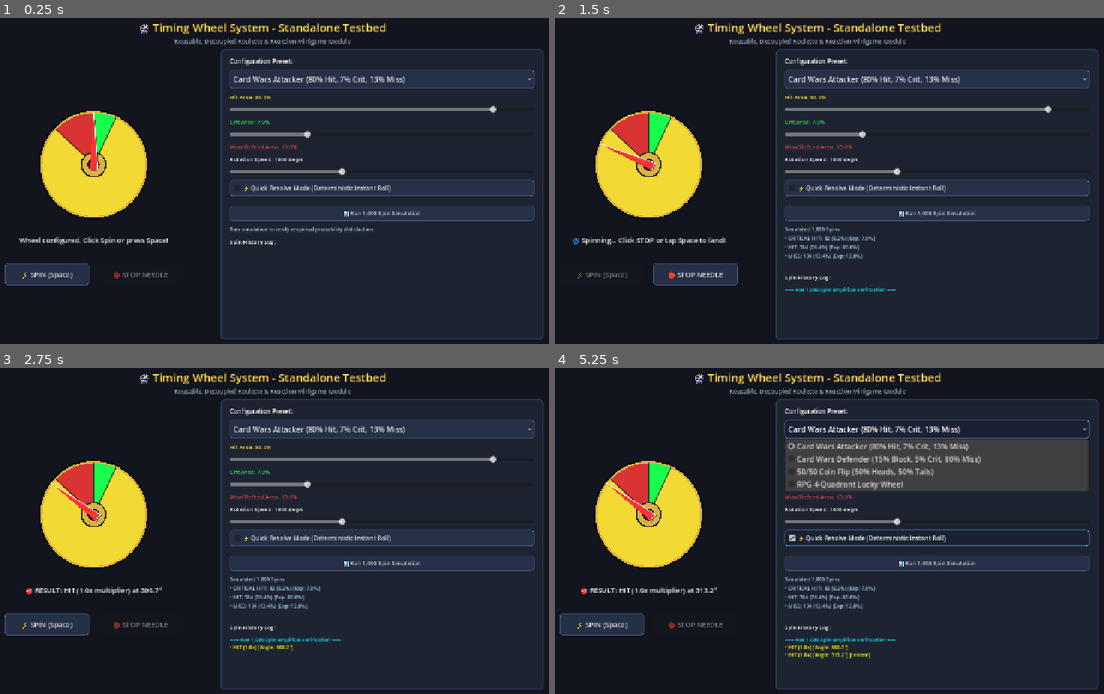
Above: before the commit, frames 1-4 (two rows, left to right).
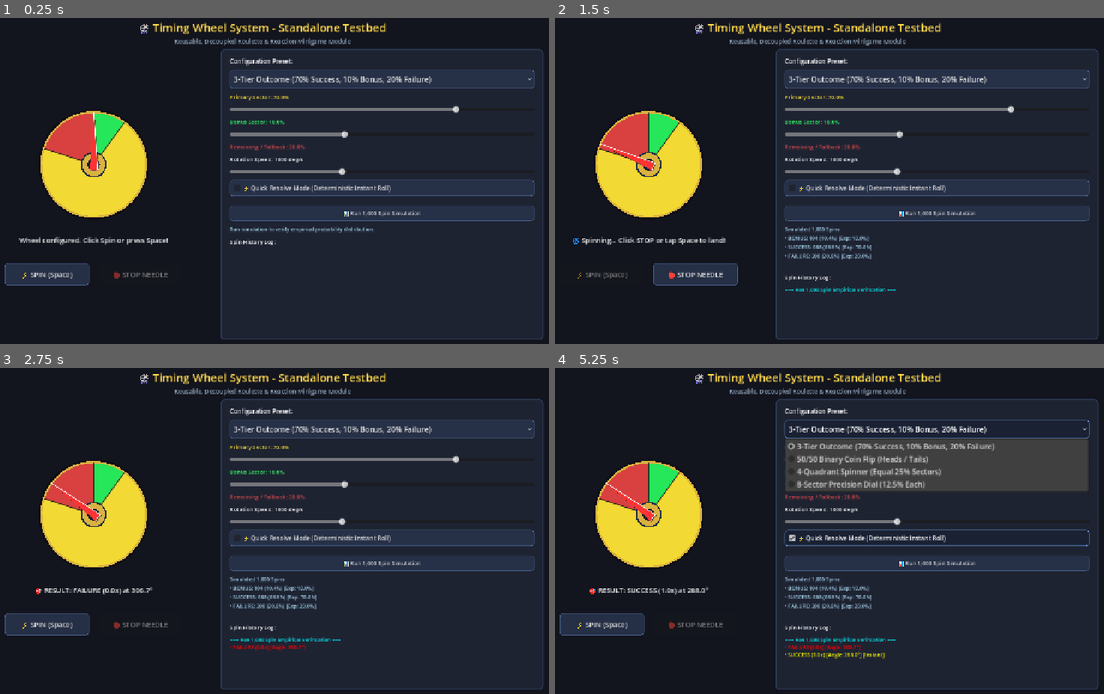
Above: after the commit, the same moments.

Repository: Veras-D/godot-systems-library
Game: Godot game, scene res://timing_wheel/testbed_wheel.tscn
Two runs of this game, one before a commit and one after it. Both use one fixed random seed, a clock stepped at 60 frames per second and the inputs below.
Inputs:
- Up to frame 1 (0.25 s): no input
- Up to frame 2 (1.5 s): click "📊 Run 1,000 Spin Simulation" at 0.5 s; click "⚡ SPIN (Space)" at 1.25 s
- Up to frame 3 (2.75 s): click "🛑 STOP NEEDLE" at 2 s
- Up to frame 4 (5.25 s): click "Card Wars Attacker (80% Hit, …" (after the commit: "3-Tier Outcome (70% Success, …") at 2.75 s; click "⚡ Quick Resolve Mode (Determi…" at 3.5 s; click "⚡ SPIN (Space)" at 4.25 s; click "Card Wars Attacker (80% Hit, …" (after the commit: "3-Tier Outcome (70% Success, …") at 5 s

The runs differ from the first frame. In frame 1, 1.7% of the frame differs, in the area x 7-91%, y 17-61%; in frame 2, 2.1%; in frame 3, 2.5%; in frame 4, 3.8%, in the area x 4-81%, y 17-90%.

Commit message:
refactor(timing_wheel): remove Card Wars domain coupling and restore IP-neutrality

Diff:
--- a/timing_wheel/TestbedWheel.gd
+++ b/timing_wheel/TestbedWheel.gd
@@ -25,11 +25,11 @@
 var current_cfg: WheelConfig = null
 
 func _ready() -> void:
-	# Configure preset options
-	preset_option.add_item("Card Wars Attacker (80% Hit, 7% Crit, 13% Miss)", 0)
-	preset_option.add_item("Card Wars Defender (15% Block, 5% Crit, 80% Miss)", 1)
-	preset_option.add_item("50/50 Coin Flip (50% Heads, 50% Tails)", 2)
-	preset_option.add_item("RPG 4-Quadrant Lucky Wheel", 3)
+	# Configure neutral preset options
+	preset_option.add_item("3-Tier Outcome (70% Success, 10% Bonus, 20% Failure)", 0)
+	preset_option.add_item("50/50 Binary Coin Flip (Heads / Tails)", 1)
+	preset_option.add_item("4-Quadrant Spinner (Equal 25% Sectors)", 2)
+	preset_option.add_item("8-Sector Precision Dial (12.5% Each)", 3)
 	preset_option.item_selected.connect(_on_preset_selected)
 
 	spin_btn.pressed.connect(_on_spin_pressed)
@@ -49,34 +49,42 @@
 
 func _apply_preset(idx: int) -> void:
 	match idx:
-		0: # Attacker
-			current_cfg = WheelConfig.create_card_wars_attacker(0.80, 0.07)
-			hit_slider.value = 80
-			crit_slider.value = 7
+		0: # 3-Tier Outcome
+			current_cfg = WheelConfig.create_tiered(0.70, 0.10, 1600.0)
+			hit_slider.value = 70
+			crit_slider.value = 10
 			speed_slider.value = 1600
-		1: # Defender
-			current_cfg = WheelConfig.create_card_wars_defender(0.15, 0.05)
-			hit_slider.value = 15
-			crit_slider.value = 5
-			speed_slider.value = 1750
-		2: # 50/50
-			current_cfg = WheelConfig.create_custom([
-				{ "id": "heads", "name": "HEADS", "ratio": 0.5, "color": Color(0.2, 0.6, 0.9), "multiplier": 1.0 },
-				{ "id": "tails", "name": "TAILS", "ratio": 0.5, "color": Color(0.9, 0.5, 0.2), "multiplier": 1.0 }
-			], 1200.0)
+		1: # 50/50
+			current_cfg = WheelConfig.create_coin_flip(0.50, "HEADS", "TAILS", 1400.0)
 			hit_slider.value = 50
 			crit_slider.value = 0
-			speed_slider.value = 1200
-		3: # 4 Quadrants
-			current_cfg = WheelConfig.create_custom([
-				{ "id": "gold", "name": "1,000 GOLD", "ratio": 0.25, "color": Color(0.95, 0.85, 0.2), "multiplier": 1.0 },
-				{ "id": "gem", "name": "5 GEMS", "ratio": 0.25, "color": Color(0.2, 0.9, 0.5), "multiplier": 1.0 },
-				{ "id": "xp", "name": "500 XP", "ratio": 0.25, "color": Color(0.3, 0.6, 1.0), "multiplier": 1.0 },
-				{ "id": "chest", "name": "RARE CHEST", "ratio": 0.25, "color": Color(0.8, 0.3, 0.8), "multiplier": 1.0 }
-			], 1500.0)
+			speed_slider.value = 1400
+		2: # 4 Quadrants
+			current_cfg = WheelConfig.create_quadrants(["North", "East", "South", "West"], 1500.0)
 			hit_slider.value = 25
 			crit_slider.value = 25
 			speed_slider.value = 1500
+		3: # 8 Sectors
+			var sectors: Array = []
+			var colors = [
+				Color(0.2, 0.65, 0.95), Color(0.95, 0.85, 0.2),
+				Color(0.2, 0.85, 0.45), Color(0.95, 0.5, 0.2),
+				Color(0.85, 0.35, 0.85), Color(0.2, 0.8, 0.8),
+				Color(0.9, 0.3, 0.3), Color(0.65, 0.85, 0.25)
+			]
+			for i in range(8):
+				sectors.append({
+					"id": "sec_%d" % (i + 1),
+					"name": "Sector %d" % (i + 1),
+					"ratio": 0.125,
+					"color": colors[i % colors.size()],
+					"multiplier": 1.0,
+					"is_success": true
+				})
+			current_cfg = WheelConfig.create_custom(sectors, 1800.0)
+			hit_slider.value = 12.5
+			crit_slider.value = 12.5
+			speed_slider.value = 1800
 
 	current_cfg.quick_resolve = quick_resolve_check.button_pressed
 	_update_slider_labels()
@@ -88,27 +96,25 @@
 	_apply_preset(idx)
 
 func _on_slider_changed() -> void:
-	var hit_r = hit_slider.value / 100.0
-	var crit_r = crit_slider.value / 100.0
-	if (hit_r + crit_r) > 0.99:
-		crit_r = max(0.01, 0.99 - hit_r)
-		crit_slider.value = crit_r * 100.0
+	var prim_r = hit_slider.value / 100.0
+	var sec_r = crit_slider.value / 100.0
+	if (prim_r + sec_r) > 0.99:
+		sec_r = max(0.01, 0.99 - prim_r)
+		crit_slider.value = sec_r * 100.0
 
-	current_cfg = WheelConfig.create_card_wars_attacker(hit_r, crit_r)
-	current_cfg.spin_speed_deg_sec = speed_slider.value
+	current_cfg = WheelConfig.create_tiered(prim_r, sec_r, speed_slider.value)
 	current_cfg.quick_resolve = quick_resolve_check.button_pressed
-
 	_update_slider_labels()
 	wheel.setup(current_cfg)
 	_update_buttons()
 
 func _update_slider_labels() -> void:
-	var h = hit_slider.value
-	var c = crit_slider.value
-	var m = max(0.0, 100.0 - (h + c))
-	hit_val_label.text = "Hit Area: %.1f%%" % h
-	crit_val_label.text = "Crit Area: %.1f%%" % c
-	miss_val_label.text = "Miss/Defend Area: %.1f%%" % m
+	var prim = hit_slider.value
+	var bonus = crit_slider.value
+	var rem = max(0.0, 100.0 - (prim + bonus))
+	hit_val_label.text = "Primary Sector: %.1f%%" % prim
+	crit_val_label.text = "Bonus Sector: %.1f%%" % bonus
+	miss_val_label.text = "Remaining / Fallback: %.1f%%" % rem
 	speed_val_label.text = "Rotation Speed: %d deg/s" % int(speed_slider.value)
 
 func _on_spin_pressed() -> void:
@@ -123,7 +129,7 @@
 	status_label.text = "🌀 Spinning... Click STOP or tap Space to land!"
 	_update_buttons()
 
-func _on_wheel_sector_crossed(sector: Dictionary) -> void:
+func _on_wheel_sector_crossed(_sector: Dictionary) -> void:
 	# Real-time needle ticking event
 	pass
 
@@ -134,7 +140,7 @@
 	var qr = result.get("quick_resolved", false)
 
 	var color_hex = "green" if mult > 1.0 else ("yellow" if mult > 0.0 else "red")
-	status_label.text = "🎯 RESULT: %s (%.1fx multiplier) at %.1f°" % [name_str, mult, angle]
+	status_label.text = "🎯 RESULT: %s (%.1fx) at %.1f°" % [name_str, mult, angle]
 
 	var entry = "[color=%s]• %s (%.1fx) [Angle: %.1f°]%s[/color]\n" % [
 		color_hex, name_str, mult, angle, " [Instant]" if qr else ""
@@ -161,7 +167,8 @@
 	var count = 1000
 	var counts: Dictionary = {}
 	for sector in current_cfg.sectors:
-		counts[sector.id] = 0
+		var s_id = sector.get("id", "")
+		counts[s_id] = 0
 
 	for _i in range(count):
 		var res = current_cfg.roll_quick_resolve()
@@ -171,7 +178,7 @@
 
 	var summary = "Simulated 1,000 Spins:\n"
 	for sector in current_cfg.sectors:
-		var s_id = sector.id
+		var s_id = sector.get("id", "")
 		var actual = counts.get(s_id, 0)
 		var actual_pct = (float(actual) / float(count)) * 100.0
 		var exp_pct = sector.get("ratio", 0.0) * 100.0
--- a/timing_wheel/WheelConfig.gd
+++ b/timing_wheel/WheelConfig.gd
@@ -4,9 +4,9 @@
 # Universal Wheel Configuration
 # Stores sectors, ratios, colors, multipliers, and rotation kinetics.
 
-const ID_HIT = "hit"
-const ID_CRIT = "crit"
-const ID_MISS = "miss"
+const ID_SUCCESS = "success"
+const ID_PARTIAL = "partial"
+const ID_FAILURE = "failure"
 
 ## Formal contract for wheel resolution outcomes
 class WheelResult extends RefCounted:
@@ -17,8 +17,8 @@
 	const KEY_COLOR = "color"
 	const KEY_IS_SUCCESS = "is_success"
 
-	var id: String = ID_HIT
-	var name: String = "HIT"
+	var id: String = ID_SUCCESS
+	var name: String = "SUCCESS"
 	var multiplier: float = 1.0
 	var angle_deg: float = 0.0
 	var color: Color = Color.WHITE
@@ -26,8 +26,8 @@
 
 	static func from_dict(d: Dictionary) -> WheelResult:
 		var r = WheelResult.new()
-		r.id = d.get(KEY_ID, ID_HIT)
-		r.name = d.get(KEY_NAME, "HIT")
+		r.id = d.get(KEY_ID, ID_SUCCESS)
+		r.name = d.get(KEY_NAME, "SUCCESS")
 		r.multiplier = float(d.get(KEY_MULTIPLIER, 1.0))
 		r.angle_deg = float(d.get(KEY_ANGLE, 0.0))
 		r.color = d.get(KEY_COLOR, Color.WHITE)
@@ -51,71 +51,92 @@
 var clockwise: bool = true
 var base_radius: float = 120.0
 
-static func create_card_wars_attacker(hit_ratio: float = 0.80, crit_ratio: float = 0.07) -> WheelConfig:
+## Neutral 3-tier success/bonus/failure preset
+static func create_tiered(success_ratio: float = 0.70, bonus_ratio: float = 0.10, speed: float = 1600.0) -> WheelConfig:
 	var cfg = new()
-	var miss_ratio = max(0.0, 1.0 - (hit_ratio + crit_ratio))
+	var fail_ratio = max(0.0, 1.0 - (success_ratio + bonus_ratio))
 	cfg.sectors = [
 		{
-			"id": "crit",
-			"name": "CRITICAL HIT!",
-			"ratio": crit_ratio,
-			"color": Color(0.1, 1.0, 0.3, 1.0), # Neon Green
+			"id": ID_PARTIAL,
+			"name": "BONUS",
+			"ratio": bonus_ratio,
+			"color": Color(0.15, 0.9, 0.35, 1.0), # Vivid Green
 			"multiplier": 2.0,
 			"is_success": true
 		},
 		{
-			"id": "hit",
-			"name": "HIT",
-			"ratio": hit_ratio,
+			"id": ID_SUCCESS,
+			"name": "SUCCESS",
+			"ratio": success_ratio,
 			"color": Color(0.95, 0.85, 0.2, 1.0), # Gold/Yellow
 			"multiplier": 1.0,
 			"is_success": true
 		},
 		{
-			"id": "miss",
-			"name": "MISS",
-			"ratio": miss_ratio,
-			"color": Color(0.85, 0.2, 0.2, 1.0), # Crimson Red
+			"id": ID_FAILURE,
+			"name": "FAILURE",
+			"ratio": fail_ratio,
+			"color": Color(0.85, 0.25, 0.25, 1.0), # Crimson
 			"multiplier": 0.0,
 			"is_success": false
 		}
 	]
-	cfg.spin_speed_deg_sec = 1600.0 # ~0.22s per full 360 rotation
+	cfg.spin_speed_deg_sec = speed
 	return cfg
 
-static func create_card_wars_defender(hit_ratio: float = 0.15, crit_ratio: float = 0.05) -> WheelConfig:
+## Neutral 50/50 binary choice preset (e.g. coin flip, heads/tails, yes/no)
+static func create_coin_flip(ratio_a: float = 0.50, label_a: String = "HEADS", label_b: String = "TAILS", speed: float = 1400.0) -> WheelConfig:
 	var cfg = new()
-	var miss_ratio = max(0.0, 1.0 - (hit_ratio + crit_ratio))
+	var ratio_b = max(0.0, 1.0 - ratio_a)
 	cfg.sectors = [
 		{
-			"id": "crit_block",
-			"name": "PERFECT BLOCK!",
-			"ratio": crit_ratio,
-			"color": Color(0.2, 0.8, 1.0, 1.0), # Cyan
-			"multiplier": 2.0,
-			"is_success": true
-		},
-		{
-			"id": "block",
-			"name": "BLOCK",
-			"ratio": hit_ratio,
-			"color": Color(0.3, 0.6, 0.9, 1.0), # Blue
+			"id": "option_a",
+			"name": label_a,
+			"ratio": ratio_a,
+			"color": Color(0.2, 0.65, 0.95, 1.0), # Azure
 			"multiplier": 1.0,
 			"is_success": true
 		},
 		{
-			"id": "no_block",
-			"name": "FAILED BLOCK",
-			"ratio": miss_ratio,
-			"color": Color(0.4, 0.4, 0.5, 1.0), # Slate Grey
-			"multiplier": 0.0,
-			"is_success": false
+			"id": "option_b",
+			"name": label_b,
+			"ratio": ratio_b,
+			"color": Color(0.95, 0.55, 0.2, 1.0), # Orange
+			"multiplier": 1.0,
+			"is_success": true
 		}
 	]
-	cfg.spin_speed_deg_sec = 1750.0
+	cfg.spin_speed_deg_sec = speed
 	return cfg
 
-static func create_custom(p_sectors: Array[Dictionary], speed: float = 1600.0) -> WheelConfig:
+## Neutral equal-distribution quadrant preset (4 equal sectors)
+static func create_quadrants(labels: Array = ["A", "B", "C", "D"], speed: float = 1500.0) -> WheelConfig:
+	var cfg = new()
+	var default_colors = [
+		Color(0.2, 0.65, 0.95, 1.0), # Blue
+		Color(0.95, 0.85, 0.2, 1.0),  # Yellow
+		Color(0.2, 0.85, 0.45, 1.0), # Green
+		Color(0.85, 0.35, 0.85, 1.0)  # Magenta
+	]
+	var count = max(1, labels.size())
+	var ratio_each = 1.0 / float(count)
+	cfg.sectors = []
+	for i in range(count):
+		var lbl = str(labels[i])
+		var col = default_colors[i % default_colors.size()]
+		cfg.sectors.append({
+			"id": "quad_%d" % i,
+			"name": lbl,
+			"ratio": ratio_each,
+			"color": col,
+			"multiplier": 1.0,
+			"is_success": true
+		})
+	cfg.spin_speed_deg_sec = speed
+	return cfg
+
+## Fully customizable wheel preset
+static func create_custom(p_sectors: Array, speed: float = 1600.0) -> WheelConfig:
 	var cfg = new()
 	cfg.sectors = p_sectors
 	cfg.spin_speed_deg_sec = speed
--- a/timing_wheel/WheelSpinner.gd
+++ b/timing_wheel/WheelSpinner.gd
@@ -24,7 +24,7 @@
 	custom_minimum_size = Vector2(radius * 2 + 40, radius * 2 + 40)
 	if config == null:
 		# Default fallback config if none provided
-		setup(WheelConfig.create_card_wars_attacker())
+		setup(WheelConfig.create_tiered())
 	gui_input.connect(_on_gui_input)
 
 func setup(p_config: WheelConfig) -> void:
--- a/timing_wheel/test_timing_wheel.gd
+++ b/timing_wheel/test_timing_wheel.gd
@@ -5,52 +5,67 @@
 func _init() -> void:
 	print("==> Running Timing Wheel Unit & Math Tests...")
 
-	# 1. Test Attacker Configuration
-	var cfg = WheelConfig.create_card_wars_attacker(0.80, 0.07)
+	# 1. Test Tiered Configuration (70% Success, 10% Bonus, 20% Failure)
+	var cfg = WheelConfig.create_tiered(0.70, 0.10)
 	assert(cfg.sectors.size() == 3, "Should have 3 sectors")
-	assert(cfg.sectors[0].id == "crit", "First sector should be crit")
-	assert(cfg.sectors[1].id == "hit", "Second sector should be hit")
-	assert(cfg.sectors[2].id == "miss", "Third sector should be miss")
+	assert(cfg.sectors[0].id == WheelConfig.ID_PARTIAL, "First sector should be partial/bonus")
+	assert(cfg.sectors[1].id == WheelConfig.ID_SUCCESS, "Second sector should be success")
+	assert(cfg.sectors[2].id == WheelConfig.ID_FAILURE, "Third sector should be failure")
 
 	# Check exact angles:
-	# Crit: 0.07 * 360 = 25.2°
-	# Hit: 25.2° to 25.2 + 288 = 313.2°
-	# Miss: 313.2° to 360°
-	var s_crit = cfg.get_sector_at_angle(10.0)
-	assert(s_crit.id == "crit", "10° should be in crit sector")
-	print("10° check: ", s_crit.name, " multiplier: ", s_crit.multiplier)
+	# Bonus: 0.10 * 360 = 36.0° (0° to 36°)
+	# Success: 36.0° to 36.0 + 252.0 = 288.0°
+	# Failure: 288.0° to 360°
+	var s_bonus = cfg.get_sector_at_angle(10.0)
+	assert(s_bonus.id == WheelConfig.ID_PARTIAL, "10° should be in bonus sector")
+	print("10° check: ", s_bonus.name, " multiplier: ", s_bonus.multiplier)
 
-	var s_hit = cfg.get_sector_at_angle(100.0)
-	assert(s_hit.id == "hit", "100° should be in hit sector")
-	print("100° check: ", s_hit.name, " multiplier: ", s_hit.multiplier)
+	var s_success = cfg.get_sector_at_angle(100.0)
+	assert(s_success.id == WheelConfig.ID_SUCCESS, "100° should be in success sector")
+	print("100° check: ", s_success.name, " multiplier: ", s_success.multiplier)
 
-	var s_miss = cfg.get_sector_at_angle(340.0)
-	assert(s_miss.id == "miss", "340° should be in miss sector")
-	print("340° check: ", s_miss.name, " multiplier: ", s_miss.multiplier)
+	var s_failure = cfg.get_sector_at_angle(340.0)
+	assert(s_failure.id == WheelConfig.ID_FAILURE, "340° should be in failure sector")
+	print("340° check: ", s_failure.name, " multiplier: ", s_failure.multiplier)
 
 	# 2. Test Monte Carlo 5,000 rolls
 	var rolls = 5000
-	var counts = { "crit": 0, "hit": 0, "miss": 0 }
+	var counts = { WheelConfig.ID_PARTIAL: 0, WheelConfig.ID_SUCCESS: 0, WheelConfig.ID_FAILURE: 0 }
 	for _i in range(rolls):
 		var r = cfg.roll_quick_resolve()
 		counts[r.id] += 1
 
-	var crit_pct = (float(counts["crit"]) / float(rolls)) * 100.0
-	var hit_pct = (float(counts["hit"]) / float(rolls)) * 100.0
-	var miss_pct = (float(counts["miss"]) / float(rolls)) * 100.0
+	var bonus_pct = (float(counts[WheelConfig.ID_PARTIAL]) / float(rolls)) * 100.0
+	var success_pct = (float(counts[WheelConfig.ID_SUCCESS]) / float(rolls)) * 100.0
+	var fail_pct = (float(counts[WheelConfig.ID_FAILURE]) / float(rolls)) * 100.0
 	print("5,000 rolls distribution:")
-	print("  Crit: %.2f%% (Target 7.0%%)" % crit_pct)
-	print("  Hit:  %.2f%% (Target 80.0%%)" % hit_pct)
-	print("  Miss: %.2f%% (Target 13.0%%)" % miss_pct)
+	print("  Bonus:   %.2f%% (Target 10.0%%)" % bonus_pct)
+	print("  Success: %.2f%% (Target 70.0%%)" % success_pct)
+	print("  Failure: %.2f%% (Target 20.0%%)" % fail_pct)
 
-	assert(crit_pct >= 5.0 and crit_pct <= 9.0, "Crit within margin")
-	assert(hit_pct >= 77.0 and hit_pct <= 83.0, "Hit within margin")
-	assert(miss_pct >= 10.0 and miss_pct <= 16.0, "Miss within margin")
+	assert(bonus_pct >= 7.0 and bonus_pct <= 13.0, "Bonus within margin")
+	assert(success_pct >= 66.0 and success_pct <= 74.0, "Success within margin")
+	assert(fail_pct >= 16.0 and fail_pct <= 24.0, "Failure within margin")
 
-	# 3. Test WheelResult Contract Class
-	var mock_dict = {"id": WheelConfig.ID_CRIT, "name": "Crit", "multiplier": 2.0, "angle_deg": 120.0, "is_success": true}
+	# 3. Test Neutral Factory Presets
+	var coin_cfg = WheelConfig.create_coin_flip()
+	assert(coin_cfg.sectors.size() == 2, "Coin flip should have 2 sectors")
+	assert(coin_cfg.sectors[0].name == "HEADS" and coin_cfg.sectors[1].name == "TAILS", "Coin flip names valid")
+
+	var quad_cfg = WheelConfig.create_quadrants(["North", "East", "South", "West"])
+	assert(quad_cfg.sectors.size() == 4, "Quadrants should have 4 sectors")
+	assert(is_equal_approx(quad_cfg.sectors[0].ratio, 0.25), "Quadrants ratio should be 0.25 each")
+
+	var custom_cfg = WheelConfig.create_custom([
+		{"id": "speed_boost", "name": "Speed Boost", "ratio": 0.6, "multiplier": 1.5, "is_success": true},
+		{"id": "oil_slick", "name": "Oil Slick", "ratio": 0.4, "multiplier": 0.0, "is_success": false}
+	])
+	assert(custom_cfg.sectors.size() == 2, "Custom config should accept arbitrary sectors")
+
+	# 4. Test WheelResult Contract Class
+	var mock_dict = {"id": WheelConfig.ID_PARTIAL, "name": "Bonus", "multiplier": 2.0, "angle_deg": 120.0, "is_success": true}
 	var res_obj = WheelConfig.WheelResult.from_dict(mock_dict)
-	assert(res_obj.id == WheelConfig.ID_CRIT, "WheelResult ID must match ID_CRIT")
+	assert(res_obj.id == WheelConfig.ID_PARTIAL, "WheelResult ID must match ID_PARTIAL")
 	assert(res_obj.multiplier == 2.0, "WheelResult multiplier must match")
 	var back_to_dict = res_obj.to_dict()
 	assert(back_to_dict[WheelConfig.WheelResult.KEY_MULTIPLIER] == 2.0, "to_dict() must round-trip")
--- a/timing_wheel/test_wheel_spinner.gd
+++ b/timing_wheel/test_wheel_spinner.gd
@@ -13,7 +13,7 @@
 	root.add_child(spinner)
 
 	# 2. Test Setup
-	var cfg = WheelConfig.create_card_wars_attacker(0.80, 0.07)
+	var cfg = WheelConfig.create_tiered(0.70, 0.10)
 	spinner.setup(cfg)
 	assert(spinner.state == WheelSpinner.State.IDLE, "State should be IDLE initially")
 
--- a/timing_wheel/testbed_wheel.tscn
+++ b/timing_wheel/testbed_wheel.tscn
@@ -139,31 +139,31 @@
 layout_mode = 2
 theme_override_colors/font_color = Color(0.95, 0.85, 0.2, 1)
 theme_override_font_sizes/font_size = 12
-text = "Hit Area: 80.0%"
+text = "Primary Sector: 70.0%"
 
 [node name="HitSlider" type="HSlider" parent="HBox/ControlPanel/VBox"]
 layout_mode = 2
 min_value = 10.0
 max_value = 90.0
-value = 80.0
+value = 70.0
 
 [node name="CritValLabel" type="Label" parent="HBox/ControlPanel/VBox"]
 layout_mode = 2
 theme_override_colors/font_color = Color(0.2, 1, 0.4, 1)
 theme_override_font_sizes/font_size = 12
-text = "Crit Area: 7.0%"
+text = "Bonus Sector: 10.0%"
 
 [node name="CritSlider" type="HSlider" parent="HBox/ControlPanel/VBox"]
 layout_mode = 2
 min_value = 1.0
 max_value = 25.0
-value = 7.0
+value = 10.0
 
 [node name="MissValLabel" type="Label" parent="HBox/ControlPanel/VBox"]
 layout_mode = 2
 theme_override_colors/font_color = Color(0.9, 0.3, 0.3, 1)
 theme_override_font_sizes/font_size = 12
-text = "Miss/Defend Area: 13.0%"
+text = "Remaining / Fallback: 20.0%"
 
 [node name="SpeedValLabel" type="Label" parent="HBox/ControlPanel/VBox"]
 layout_mode = 2
